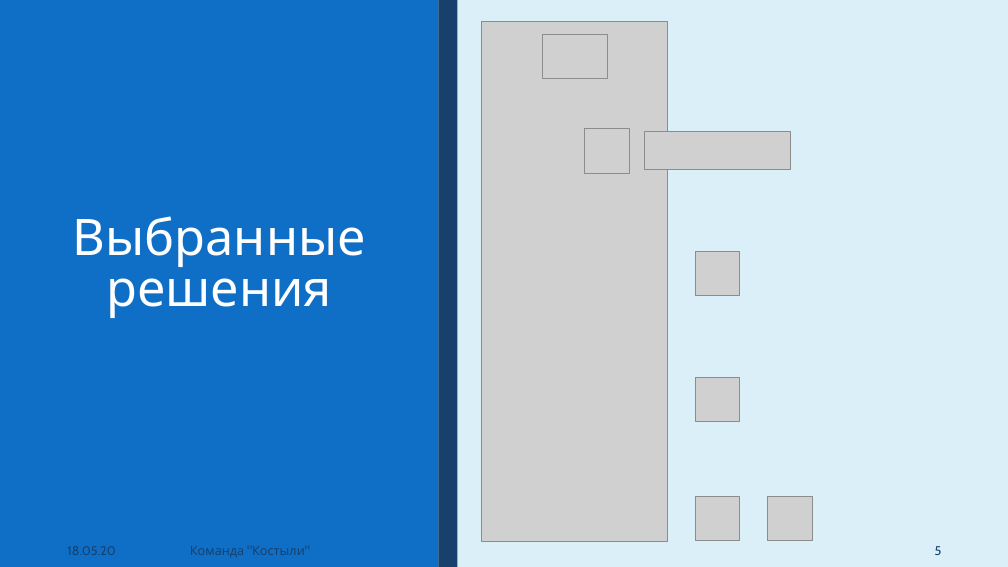
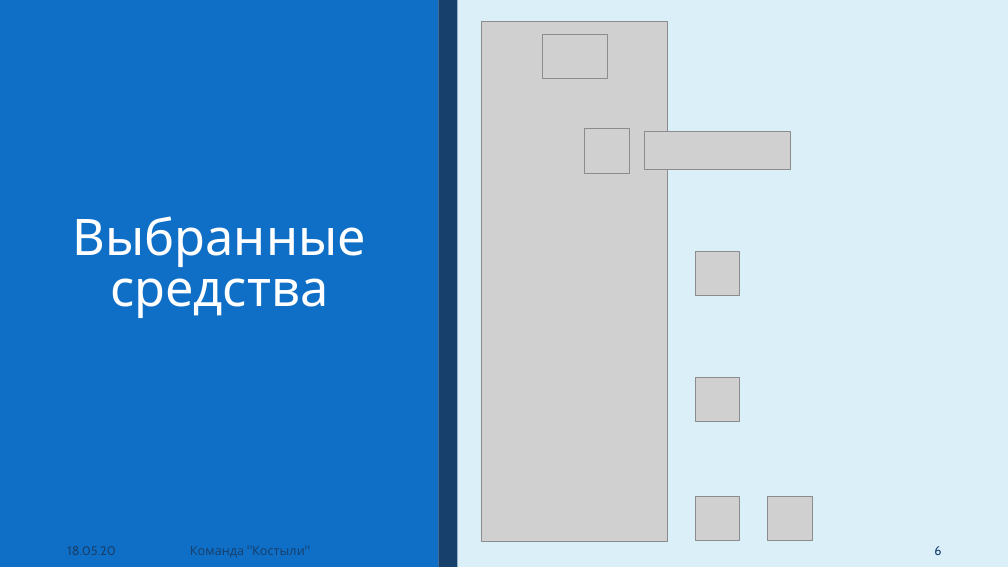
Before and after one commit to Crutches-Bicycles/StudyHelper, a slide deck: slide 6 of documentation/specification/media/Презентация/Презентация.pptx (slide 5 before the commit). Drawn at 1008x567 pixels with LibreOffice and Linux fonts; fonts in the diff are those of the drawing; grey boxes stand for pictures. Boxes give left, top, right and bottom in pixels: in the first picture for what was removed or moved away, otherwise in the second. Text is boxed around its words. In the diff, an @@ line names an element or a change of style, - is before the commit and + after.

```diff
--- a/documentation/specification/media/Презентация/Презентация.pptx
+++ b/documentation/specification/media/Презентация/Презентация.pptx
@@ title at (73,216,366,318): text changed @@
-Выбранные решения
+Выбранные средства
@@ page number at (934,546,941,555): text changed @@
-5
+6
```
Also in this commit, not shown: 1 other slide changed, 1 slide added, 3 other files.
